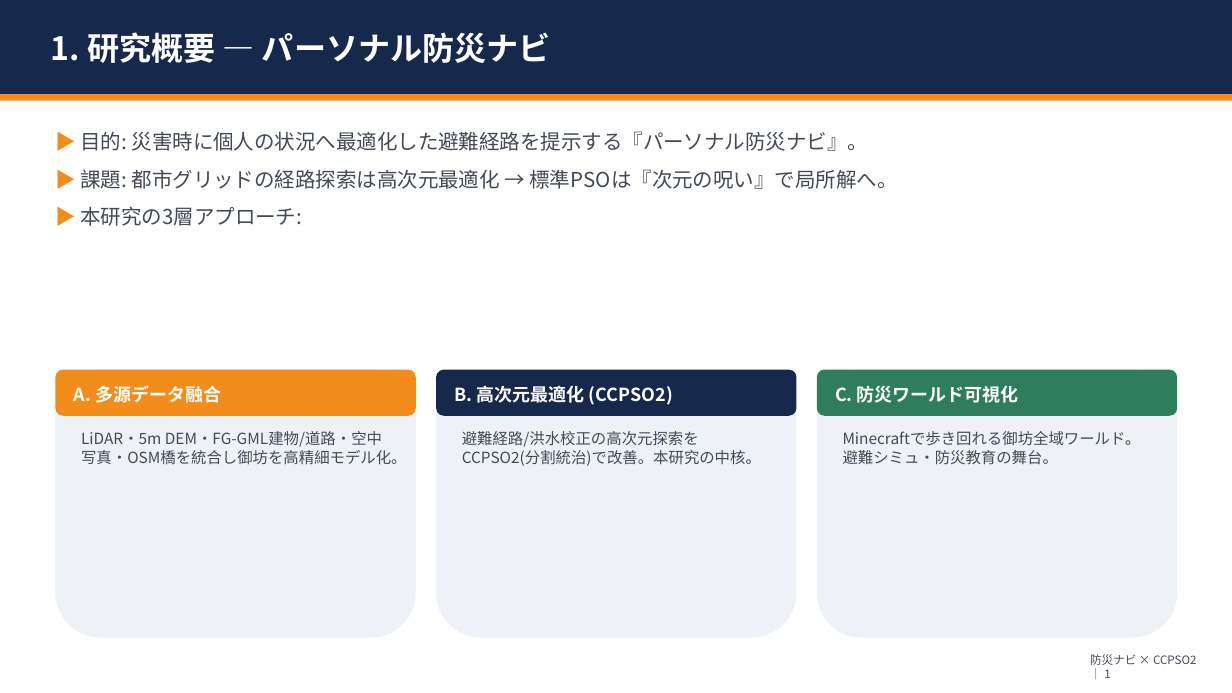
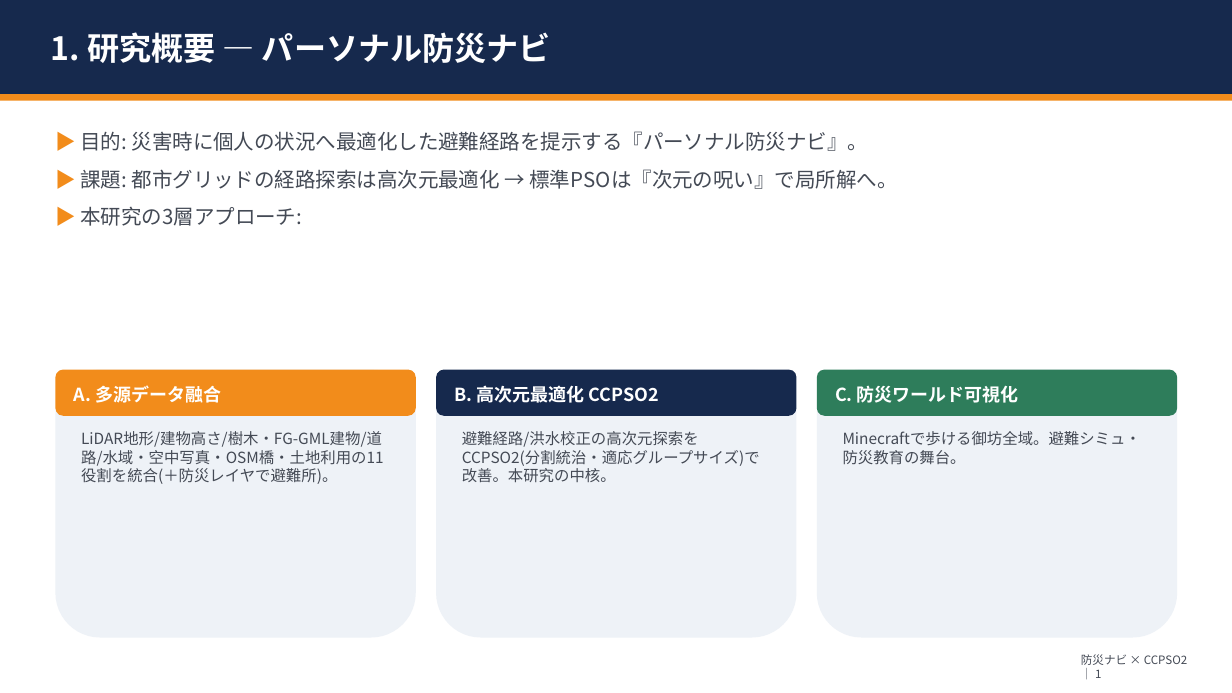
Before and after one commit to ntaku256/flood_pso, a slide deck: slide 2 of docs/特別研究_進捗整理_202606.pptx. Drawn at 1232x693 pixels with LibreOffice and Linux fonts; fonts in the diff are those of the drawing. Boxes give left, top, right and bottom in pixels: in the first picture for what was removed or moved away, otherwise in the second. Text is boxed around its words. In the diff, an @@ line names an element or a change of style, - is before the commit and + after.

```diff
--- a/docs/特別研究_進捗整理_202606.pptx
+++ b/docs/特別研究_進捗整理_202606.pptx
@@ text at [454, 385, 659, 403]: text changed @@
-B. 高次元最適化 (CCPSO2)
+B. 高次元最適化 CCPSO2
@@ text at [81, 431, 384, 484]: text changed @@
-LiDAR・5m DEM・FG-GML建物/道路・空中写真・OSM橋を統合し御坊を高精細モデル化。
+LiDAR地形/建物高さ/樹木・FG-GML建物/道路/水域・空中写真・OSM橋・土地利用の11役割を統合(＋防災レイヤで避難所)。
@@ text at [462, 431, 760, 482]: text changed @@
-避難経路/洪水校正の高次元探索を CCPSO2(分割統治)で改善。本研究の中核。
+避難経路/洪水校正の高次元探索を CCPSO2(分割統治・適応グループサイズ)で改善。本研究の中核。
@@ text at [843, 431, 1141, 464]: text changed @@
-Minecraftで歩き回れる御坊全域ワールド。避難シミュ・防災教育の舞台。
+Minecraftで歩ける御坊全域。避難シミュ・防災教育の舞台。
@@ text "防災ナビ × CCPSO2 ｜ 1": place and size @@
-text "防災ナビ × CCPSO2 ｜ 1" at [1090, 654, 1196, 678]
+text "防災ナビ × CCPSO2 ｜ 1" at [1081, 654, 1187, 678]
```
Also in this commit, not shown: 10 other slides changed, 4 slides added, 3 slides removed, 48 other files.
